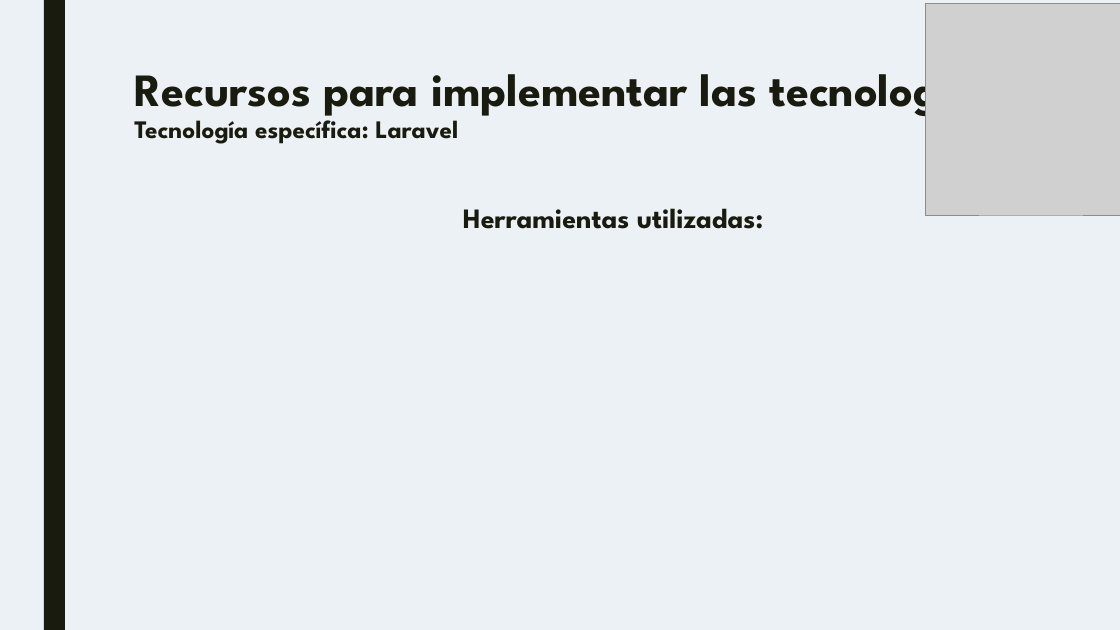
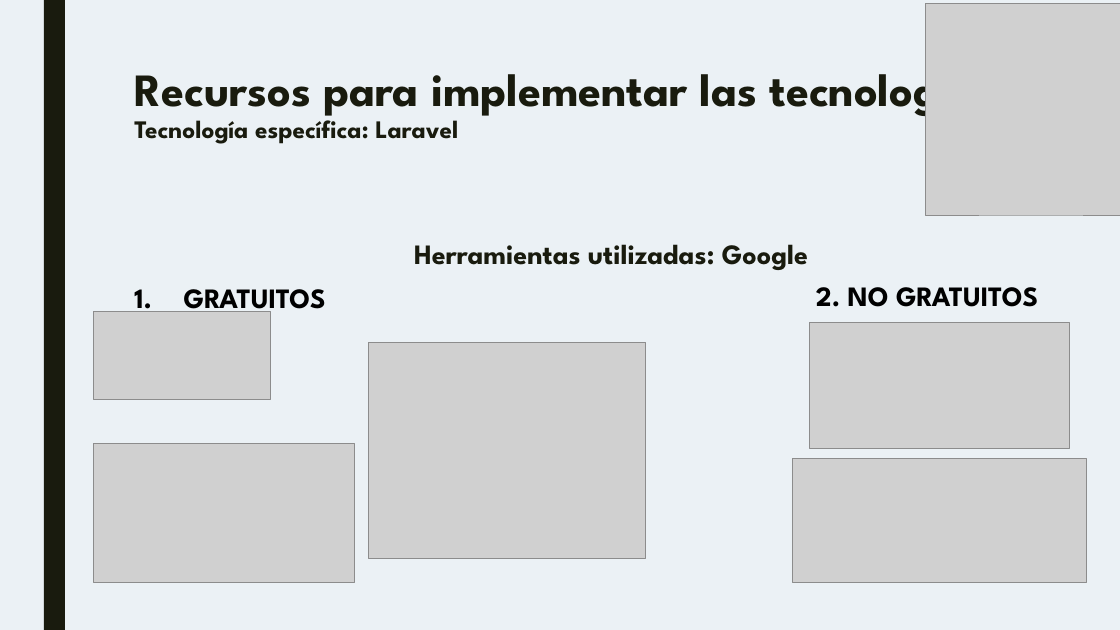
Before and after one commit to IGarrido1996/TG1_T4, a slide deck: slide 17 of Plantilla.pptx (slide 16 before the commit). Drawn at 1120x630 pixels with LibreOffice and Linux fonts; fonts in the diff are those of the drawing; grey boxes stand for pictures. Boxes give left, top, right and bottom in pixels: in the first picture for what was removed or moved away, otherwise in the second. Text is boxed around its words. In the diff, an @@ line names an element or a change of style, - is before the commit and + after.

```diff
--- a/Plantilla.pptx
+++ b/Plantilla.pptx
@@ text at (x1=414, y1=244, x2=808, y2=270): text changed @@
-Herramientas utilizadas:
+Herramientas utilizadas: Google
@@ text added at (x1=184, y1=289, x2=326, y2=318), 24 pt, text #000000, bold @@
+1. GRATUITOS
@@ text added at (x1=816, y1=287, x2=1038, y2=307), 24 pt, text #000000, bold @@
+2. NO GRATUITOS
@@ picture added at (x1=94, y1=312, x2=271, y2=399) @@
@@ picture added at (x1=810, y1=323, x2=1070, y2=449) @@
@@ picture added at (x1=369, y1=342, x2=646, y2=558) @@
@@ picture added at (x1=94, y1=444, x2=355, y2=583) @@
@@ picture added at (x1=793, y1=459, x2=1087, y2=582) @@
```
Also in this commit, not shown: 8 other slides changed, 1 slide added.
